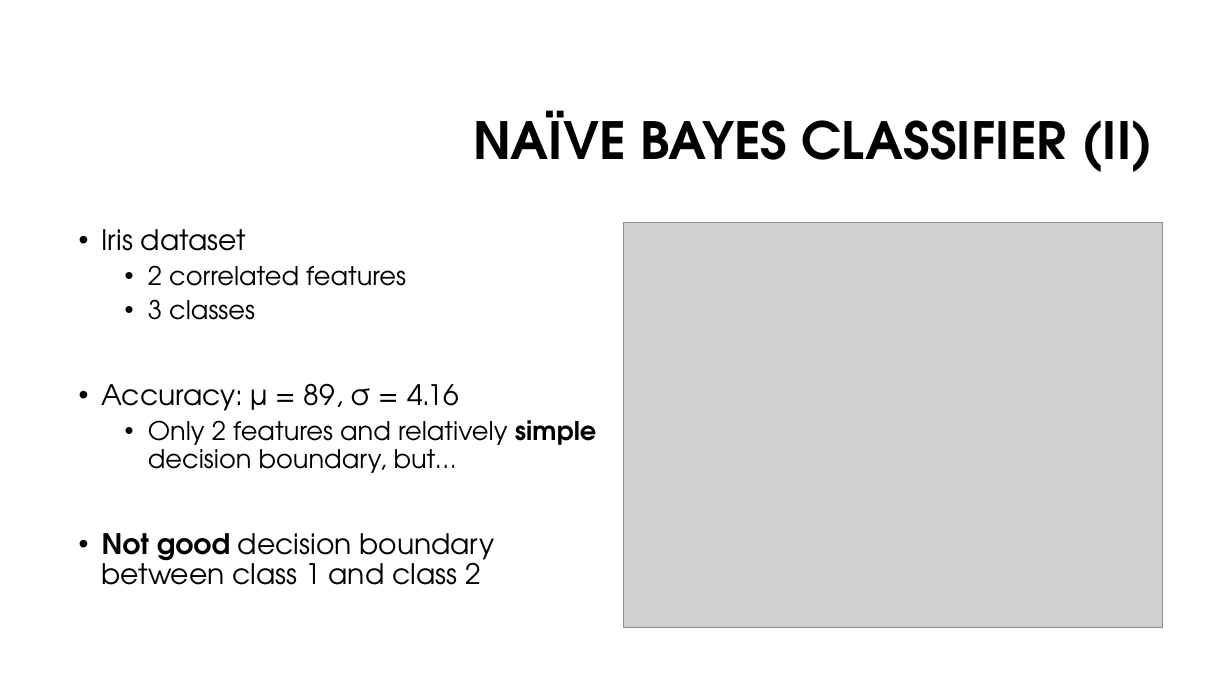
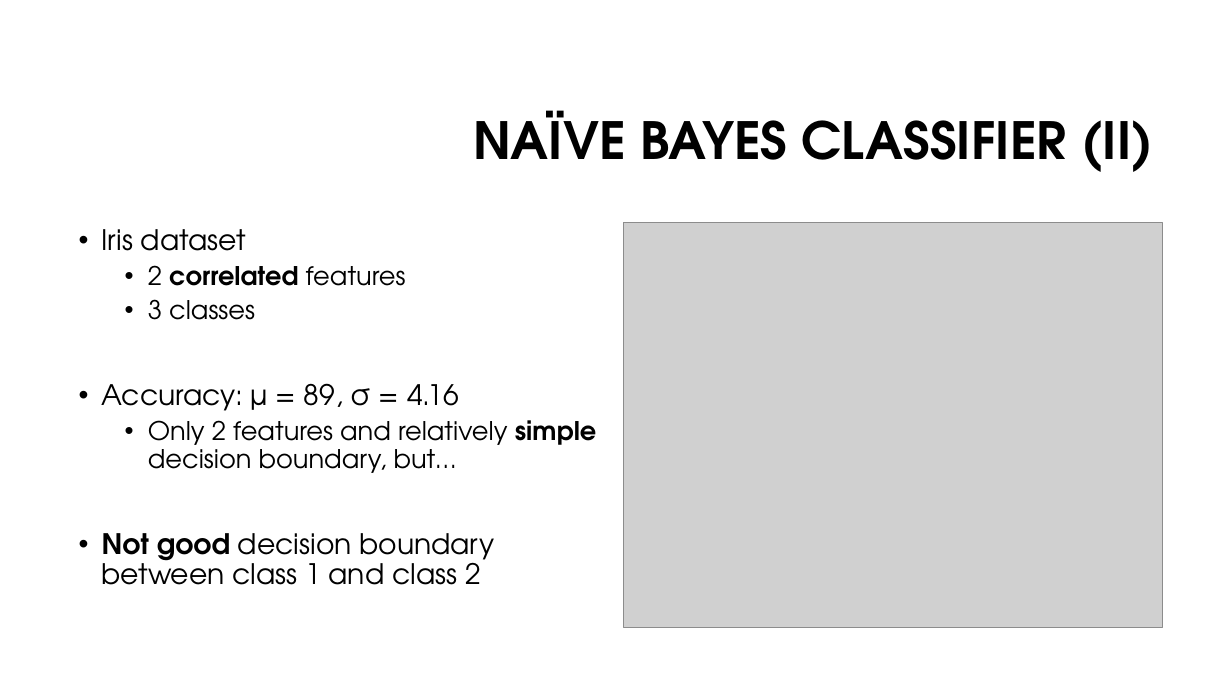
Before and after one commit to franco-ruggeri/ML, a slide deck: slide 3 of Lab 3/Lab 3 - presentation.pptx. Drawn at 1232x693 pixels with LibreOffice and Linux fonts; fonts in the diff are those of the drawing; grey boxes stand for pictures; background and template pictures are left out. Boxes give left, top, right and bottom in pixels: in the first picture for what was removed or moved away, otherwise in the second. Text is boxed around its words. In the diff, an @@ line names an element or a change of style, - is before the commit and + after.

```diff
--- a/Lab 3/Lab 3 - presentation.pptx
+++ b/Lab 3/Lab 3 - presentation.pptx
@@ text at (x1=148, y1=265, x2=406, y2=286): bold on in "correlated" @@
```
Also in this commit, not shown: 3 other slides changed, 1 slide added, 1 slide removed, 1 other file.
